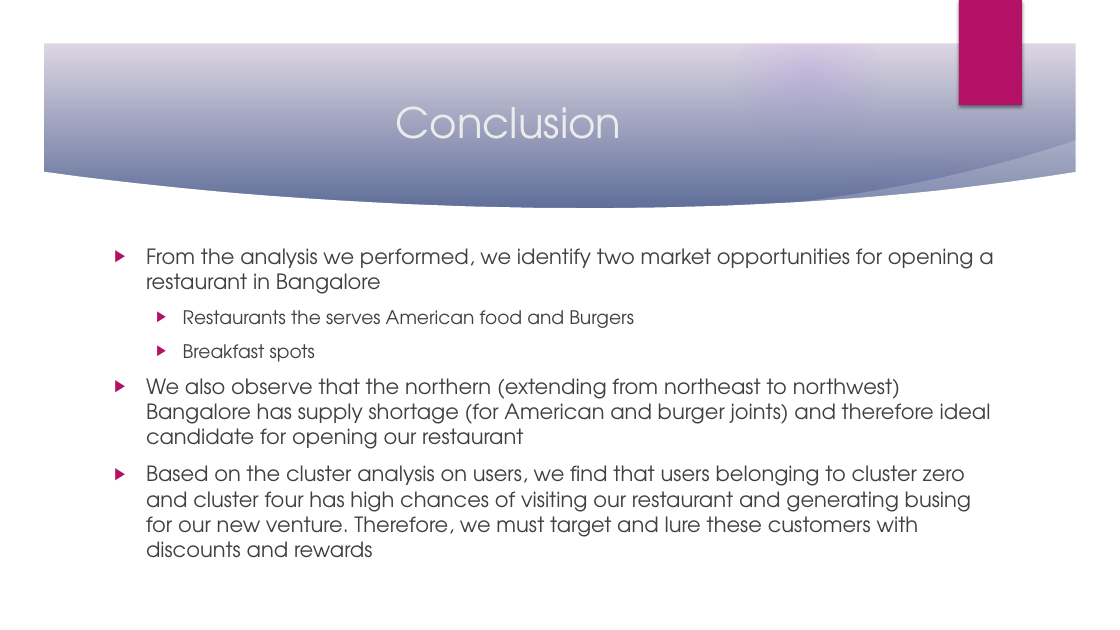
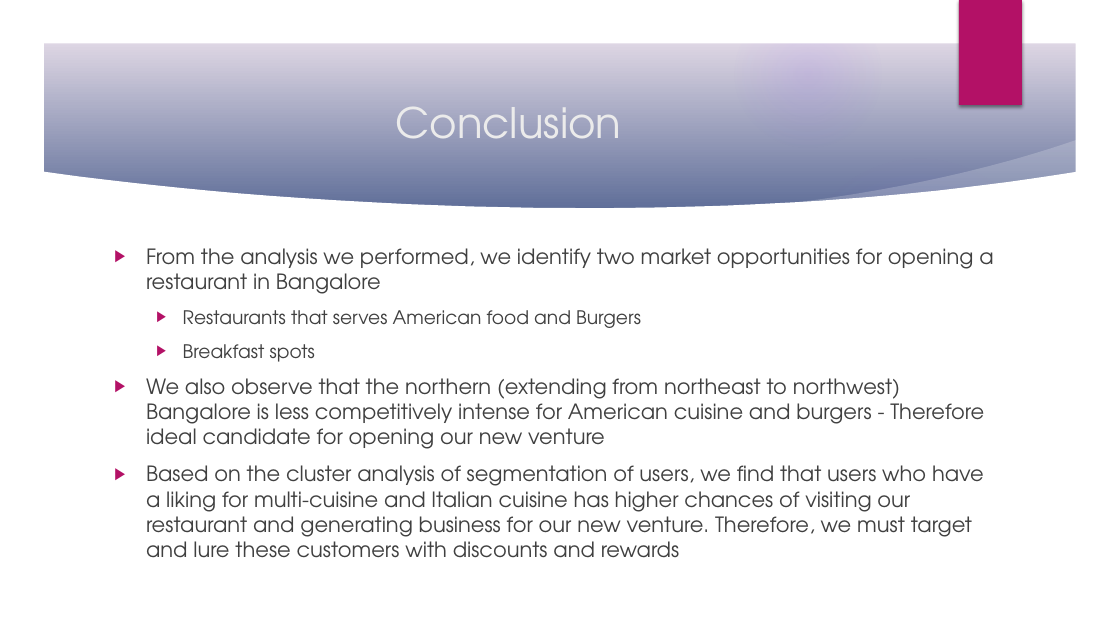
Before and after one commit to UPriyadharshini/Coursera_Capstone, a slide deck: slide 16 of Coursera_Capstone_Final.pptx. Drawn at 1120x630 pixels with LibreOffice and Linux fonts; fonts in the diff are those of the drawing; background and template pictures are left out. Boxes give left, top, right and bottom in pixels: in the first picture for what was removed or moved away, otherwise in the second. Text is boxed around its words. In the diff, an @@ line names an element or a change of style, - is before the commit and + after.

```diff
--- a/Coursera_Capstone_Final.pptx
+++ b/Coursera_Capstone_Final.pptx
@@ text at <box>183,310,641,328</box>: text changed @@
-  ▶ Restaurants the serves American food and Burgers
+  ▶ Restaurants that serves American food and Burgers
@@ text at <box>146,378,984,558</box>: text changed @@
-▶ We also observe that the northern (extending from northeast to northwest) Bangalore has supply shortage (for American and burger joints) and therefore ideal candidate for opening our restaurant
-▶ Based on the cluster analysis on users, we find that users belonging to cluster zero and cluster four has high chances of visiting our restaurant and generating busing for our new venture. Therefore, we must target and lure these customers with discounts and rewards
+▶ We also observe that the northern (extending from northeast to northwest) Bangalore is less competitively intense for American cuisine and burgers - Therefore ideal candidate for opening our new venture
+▶ Based on the cluster analysis of segmentation of users, we find that users who have a liking for multi-cuisine and Italian cuisine has higher chances of visiting our restaurant and generating business for our new venture. Therefore, we must target and lure these customers with discounts and rewards
```
Also in this commit, not shown: 10 other slides changed, 2 other files.
